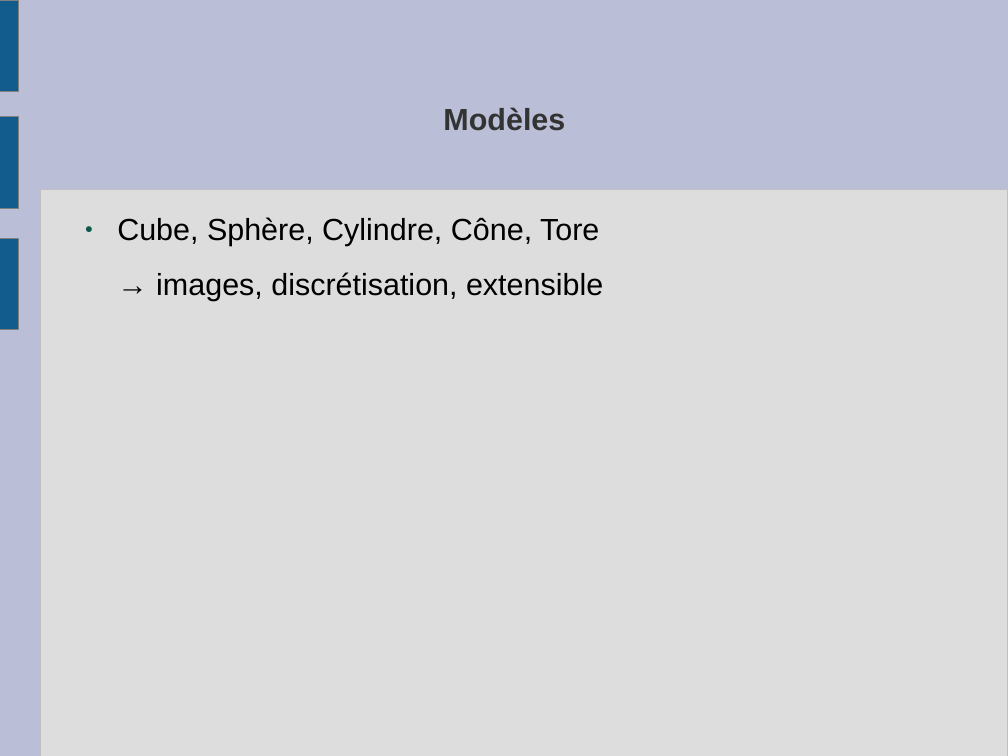
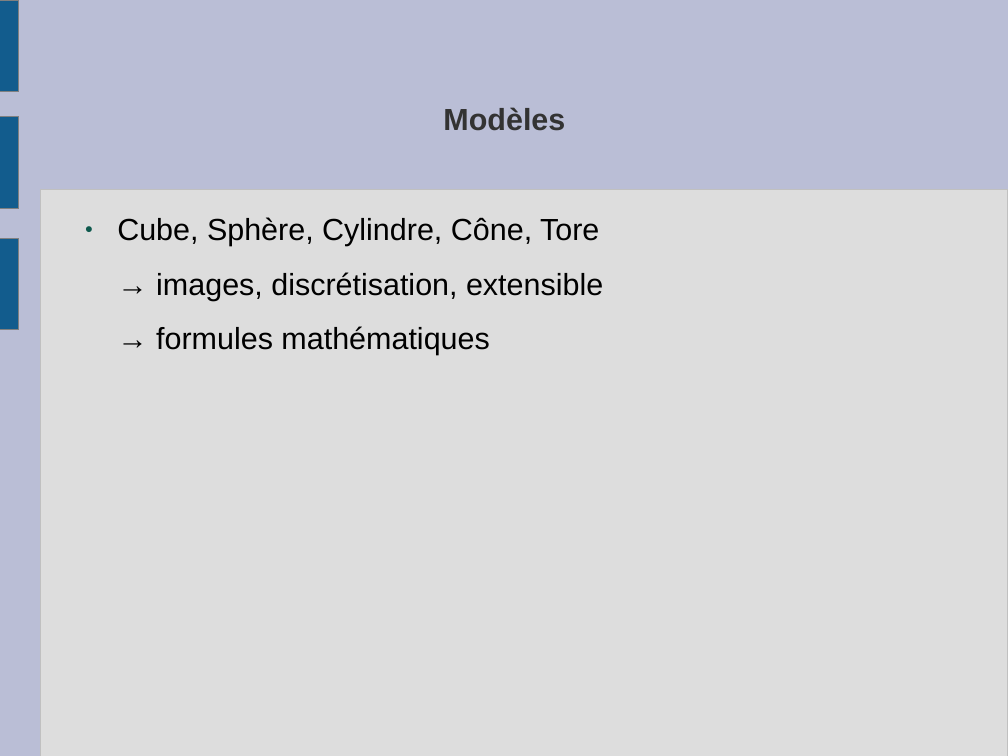
Before and after one commit to slvrgauthier/OpenSculpt, a slide deck: slide 11 of Documentation/Soutenance.odp. Drawn at 1008x756 pixels with LibreOffice and Linux fonts; fonts in the diff are those of the drawing. Boxes give left, top, right and bottom in pixels: in the first picture for what was removed or moved away, otherwise in the second. Text is boxed around its words. In the diff, an @@ line names an element or a change of style, - is before the commit and + after.

```diff
--- a/Documentation/Soutenance.odp
+++ b/Documentation/Soutenance.odp
@@ text at (x1=156, y1=326, x2=489, y2=355): paragraph added @@
+→ formules mathématiques
```
Also in this commit, not shown: 2 slides removed, 1 other file.
